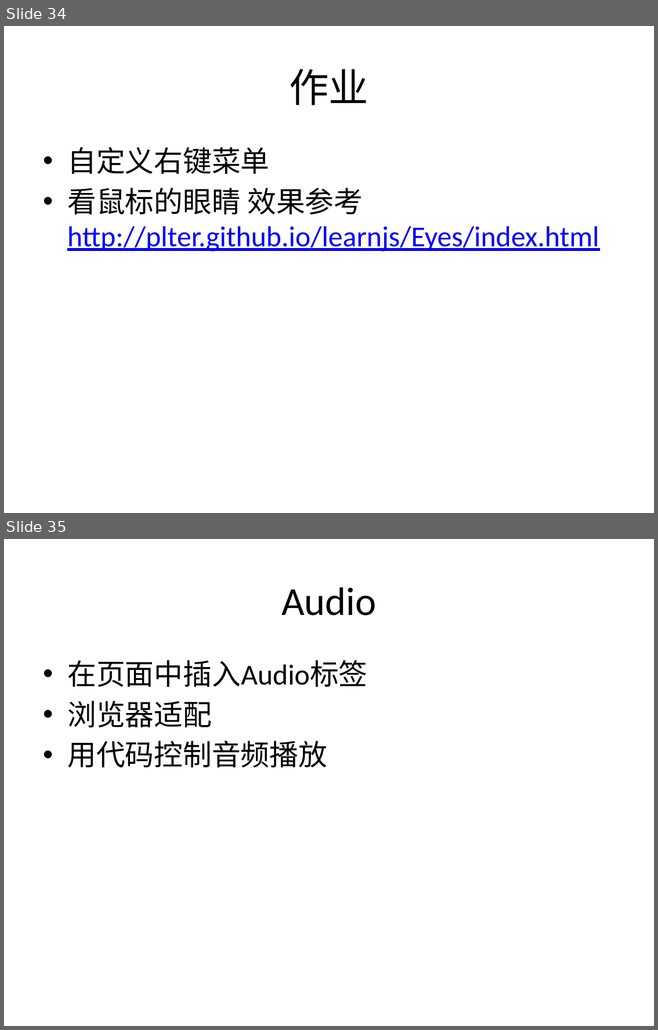
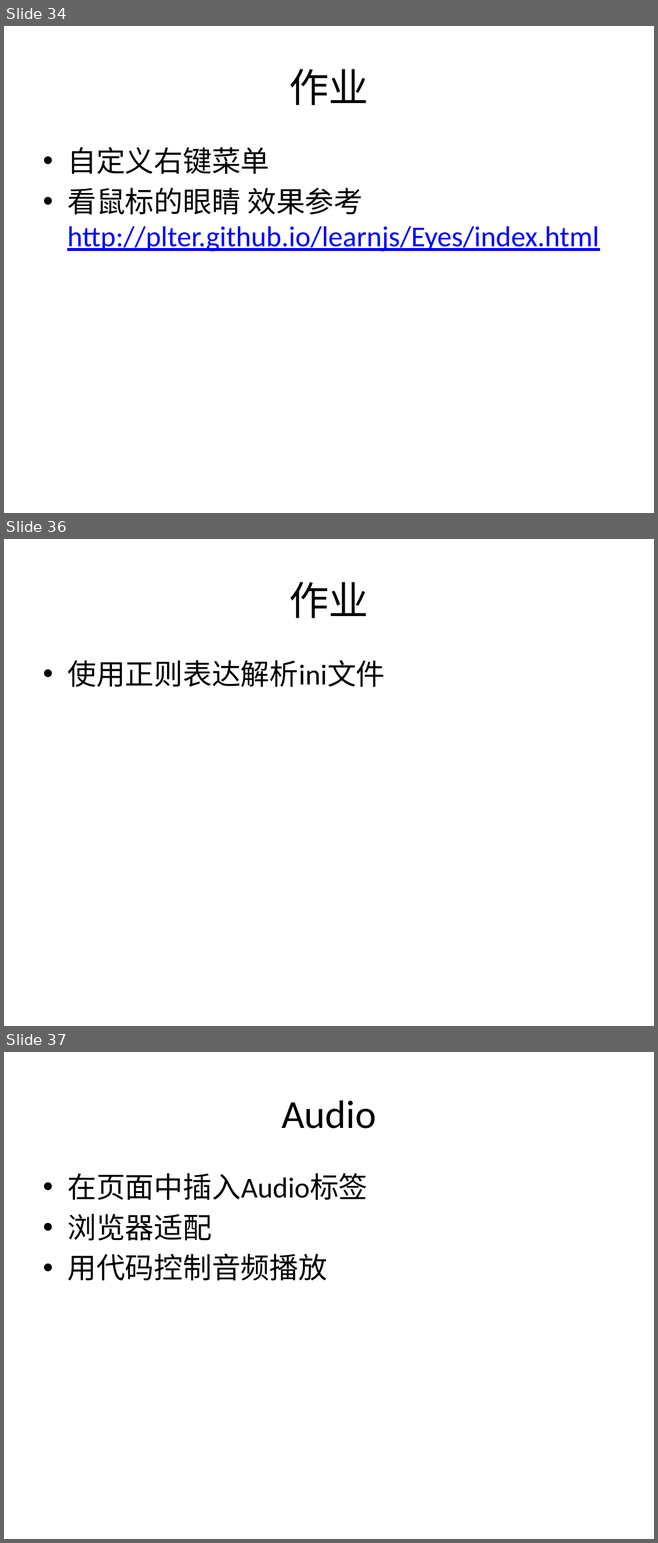
Before and after one commit to plter/HTML5Course20160612, a slide deck: Web前端教学记录.pptx. Shown one above the other, each under a label of ours: slides 34 and 35 before the commit, slides 34, 36 and 37 after it; the slides between them are not shown. The pictures are 658x1030 and 658x1543 pixels, drawn with LibreOffice and Linux fonts; fonts in the diff are those of the drawing. Boxes give left, top, right and bottom in pixels: in the first picture for what was removed or moved away, otherwise in the second. Text is boxed around its words. In the diff, an @@ line names an element or a change of style, - is before the commit and + after.

```diff
--- a/Web前端教学记录.pptx
+++ b/Web前端教学记录.pptx
@@ slide 36 added at (4,539,654,1026), background #FFFFFF @@
@@ title added at (289,582,368,618), 44 pt, text #000000 @@
+作业
@@ text added at (67,660,384,687), 32 pt, text #000000 @@
+• 使用正则表达解析ini文件
@@ what was slide 35 is now slide 37 @@
```
Also in this commit, not shown: 1 other slide added, 4 other files.
